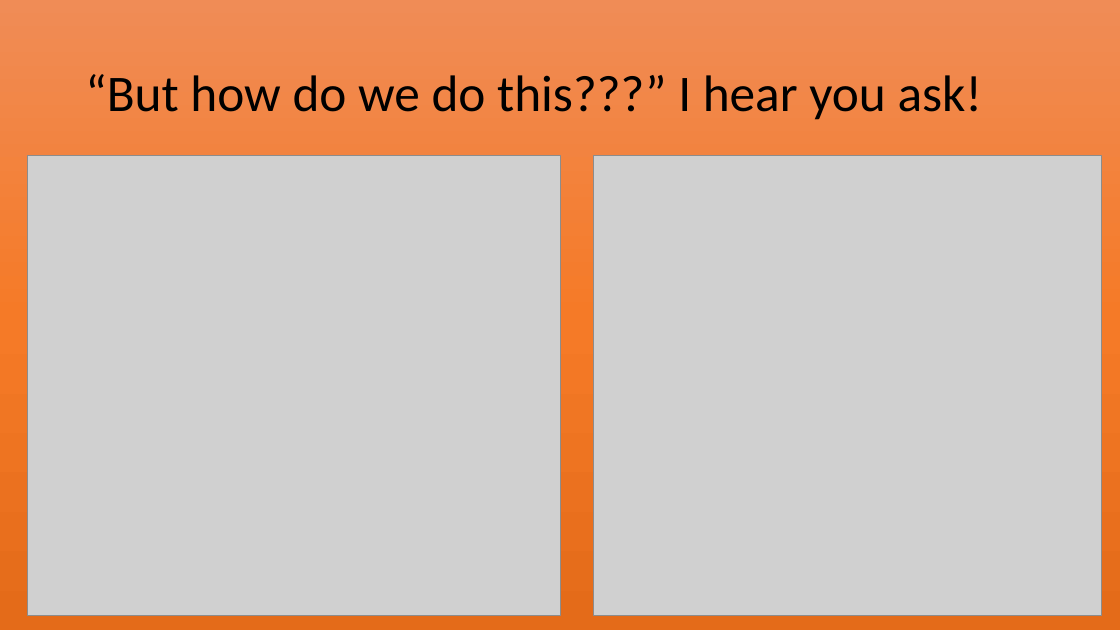
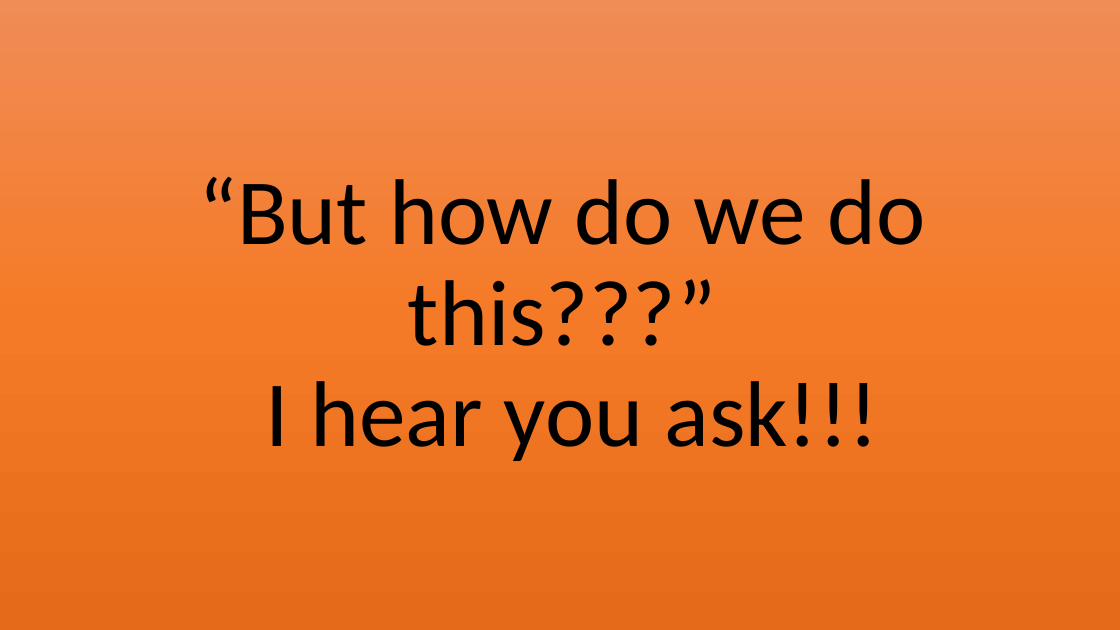
Before and after one commit to Jovic1000/Decorators, a slide deck: slide 7 of Decorators.pptx. Drawn at 1120x630 pixels with LibreOffice and Linux fonts; fonts in the diff are those of the drawing; grey boxes stand for pictures. Boxes give left, top, right and bottom in pixels: in the first picture for what was removed or moved away, otherwise in the second. Text is boxed around its words. In the diff, an @@ line names an element or a change of style, - is before the commit and + after.

```diff
--- a/Decorators.pptx
+++ b/Decorators.pptx
@@ picture removed at (x1=28, y1=155, x2=560, y2=616) @@
@@ title at (x1=198, y1=177, x2=925, y2=461): text changed; size 44 to 80 pt @@
-“But how do we do this???” I hear you ask!
+“But how do we do this???”
+I hear you ask!!!
@@ picture removed at (x1=594, y1=155, x2=1102, y2=616) @@
```
Also in this commit, not shown: 1 other slide changed, 7 slides added, 1 slide removed, 1 other file.
